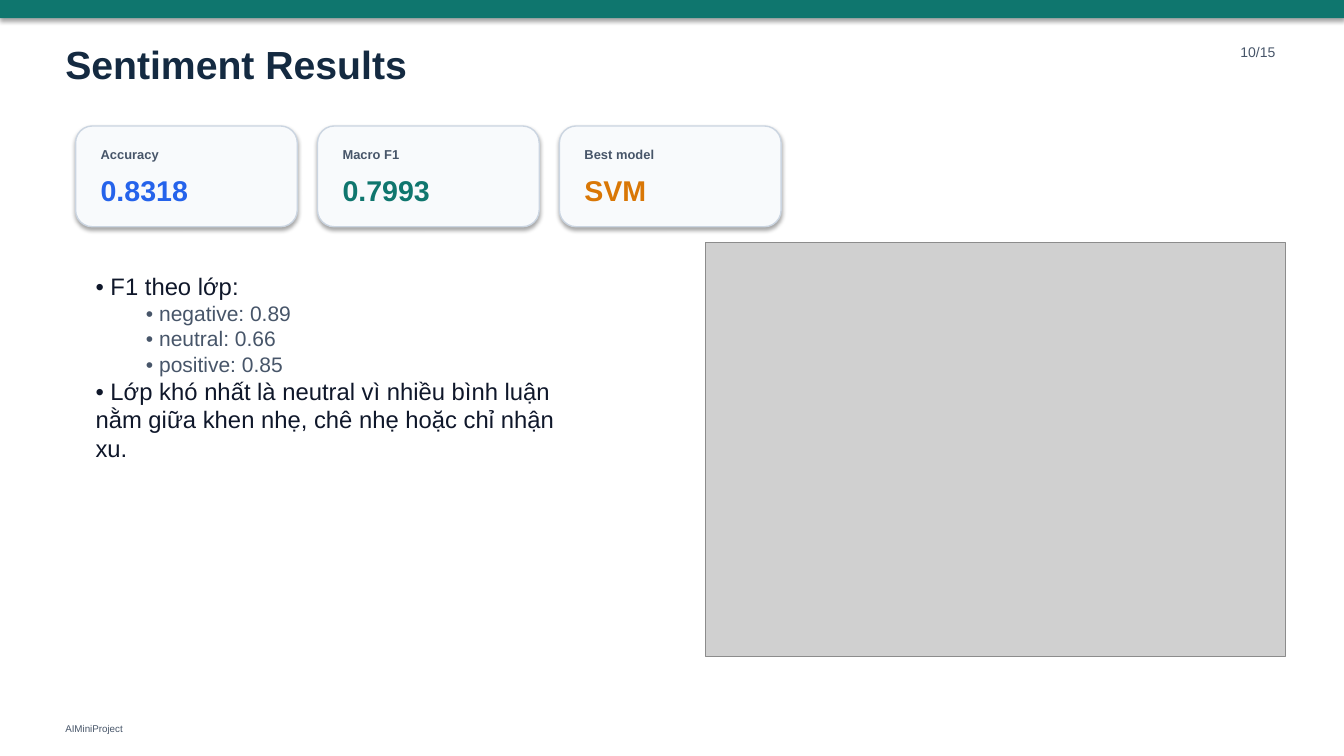
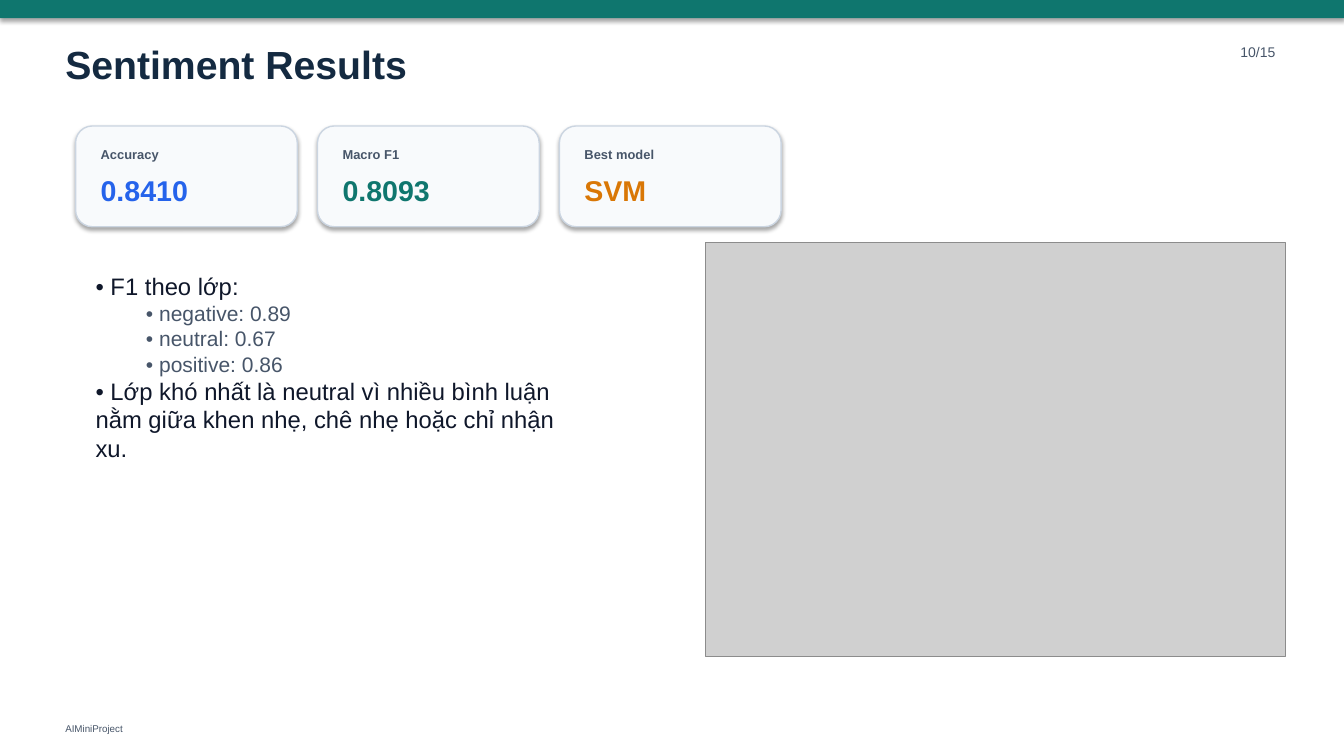
Before and after one commit to luongkien25/AIMiniProject, a slide deck: slide 14 of slides/AIMiniProject_presentation.pptx. Drawn at 1344x756 pixels with LibreOffice and Linux fonts; fonts in the diff are those of the drawing; grey boxes stand for pictures. Boxes give left, top, right and bottom in pixels: in the first picture for what was removed or moved away, otherwise in the second. Text is boxed around its words. In the diff, an @@ line names an element or a change of style, - is before the commit and + after.

```diff
--- a/slides/AIMiniProject_presentation.pptx
+++ b/slides/AIMiniProject_presentation.pptx
@@ text at [101,181,188,202]: text changed @@
-0.8318
+0.8410
@@ text at [343,181,430,202]: text changed @@
-0.7993
+0.8093
@@ text at [159,330,283,376]: text changed @@
-  • neutral: 0.66
-  • positive: 0.85
+  • neutral: 0.67
+  • positive: 0.86
```
Also in this commit, not shown: 3 other slides changed, 10 other files.
